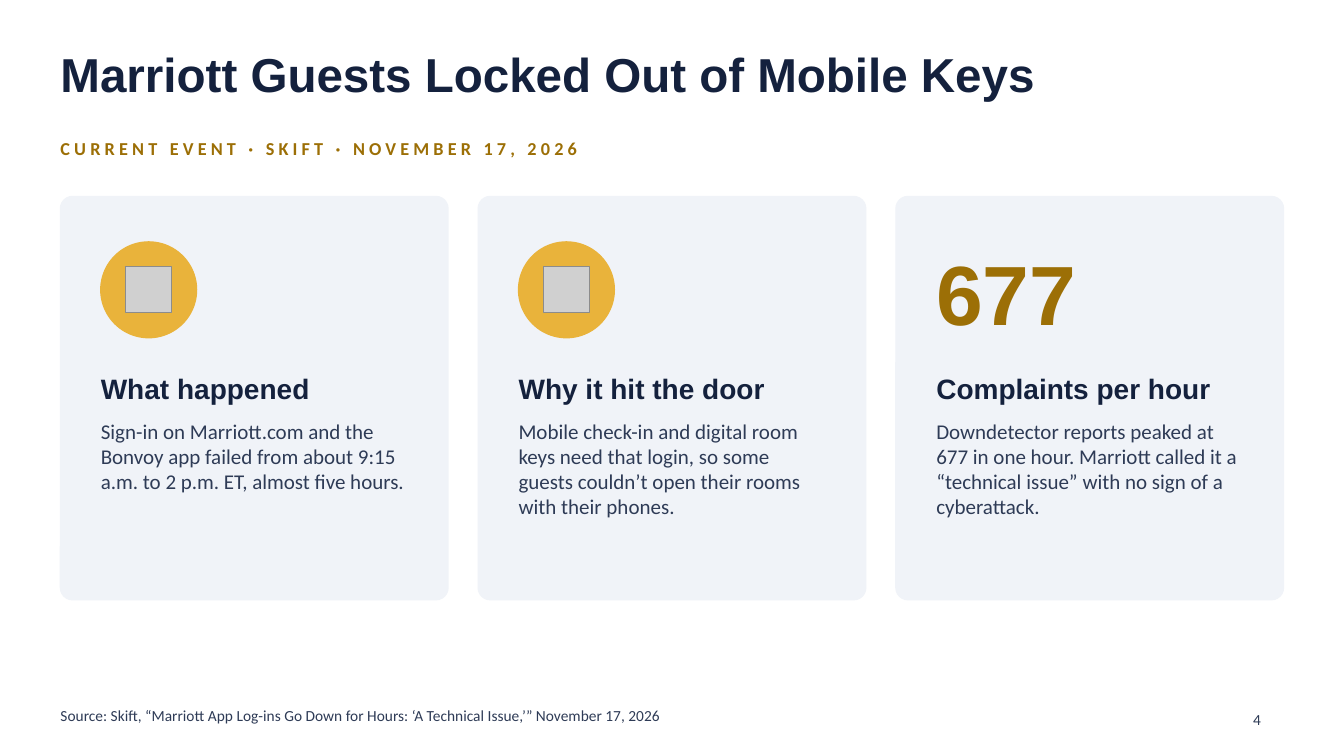
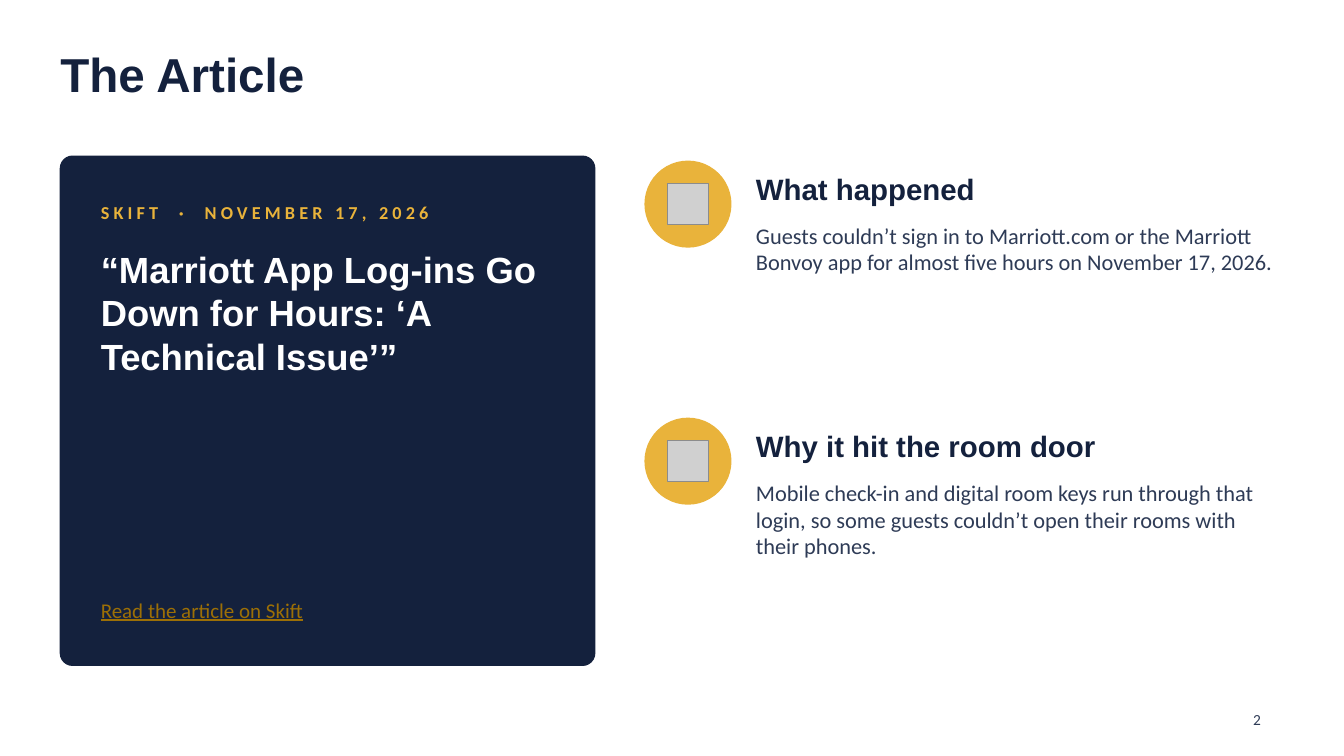
Before and after one commit to Hsattar123/hsattar, a slide deck: slide 2 of Facility Engineering - Version A (Marriott Mobile Key Outage).pptx (slide 4 before the commit). Drawn at 1344x756 pixels with LibreOffice and Linux fonts; fonts in the diff are those of the drawing; grey boxes stand for pictures. Boxes give left, top, right and bottom in pixels: in the first picture for what was removed or moved away, otherwise in the second. Text is boxed around its words. In the diff, an @@ line names an element or a change of style, - is before the commit and + after.

```diff
--- a/Facility Engineering - Version A (Marriott Mobile Key Outage).pptx
+++ b/Facility Engineering - Version A (Marriott Mobile Key Outage).pptx
@@ title removed at <box>60,57,1035,102</box> @@
-Marriott Guests Locked Out of Mobile Keys
@@ title added at <box>60,57,304,93</box>, 34 pt, text #14213D, bold @@
+The Article
@@ rounded rectangle: place and size @@
-rounded rectangle at <box>60,197,448,600</box>
+rounded rectangle at <box>60,156,595,665</box>
@@ rounded rectangle at <box>60,156,595,665</box>: fill #F0F3F8 to #14213D; outline #F0F3F8 1 pt to #14213D 1 pt; proportions changed @@
@@ ellipse: place and size @@
-ellipse at <box>518,242,614,338</box>
+ellipse at <box>645,161,731,247</box>
@@ text "What happened": place and size @@
-text "What happened" at <box>101,378,309,404</box>
+text "What happened" at <box>756,178,975,206</box>
@@ text "What happened" at <box>756,178,975,206</box>: size 20 to 21 pt @@
@@ text at <box>101,206,428,222</box>: text changed; text colour #9C6F06 to #E9B33B @@
-CURRENT EVENT · SKIFT · NOVEMBER 17, 2026
+SKIFT · NOVEMBER 17, 2026
@@ rounded rectangle removed at <box>478,197,865,600</box> @@
@@ picture: place and size @@
-picture at <box>126,267,172,314</box>
+picture at <box>667,184,709,225</box>
@@ rounded rectangle removed at <box>896,197,1284,600</box> @@
@@ text added at <box>756,228,1272,274</box>, 16 pt, text #2E3B56 @@
+Guests couldn’t sign in to Marriott.com or the Marriott Bonvoy app for almost five hours on November 17, 2026.
@@ text at <box>101,256,537,371</box>: text changed; size 11 to 26 pt; font Calibri to Arial; text colour #2E3B56 to #FFFFFF; bold on @@
-Source: Skift, “Marriott App Log-ins Go Down for Hours: ‘A Technical Issue,’” November 17, 2026
+“Marriott App Log-ins Go Down for Hours: ‘A Technical Issue’”
@@ text "“Marriott App Log-ins Go Down ..." at <box>101,256,537,371</box>: vertical alignment middle to top @@
@@ text removed at <box>936,266,1076,326</box> @@
-677
@@ text removed at <box>936,378,1210,404</box> @@
-Complaints per hour
@@ ellipse: place and size @@
-ellipse at <box>101,242,197,338</box>
+ellipse at <box>645,418,731,504</box>
@@ text removed at <box>101,424,404,493</box> @@
-Sign-in on Marriott.com and the Bonvoy app failed from about 9:15 a.m. to 2 p.m. ET, almost five hours.
@@ picture: place and size @@
-picture at <box>543,267,590,314</box>
+picture at <box>667,441,709,482</box>
@@ text at <box>756,435,1095,463</box>: text changed; size 20 to 21 pt @@
-Why it hit the door
+Why it hit the room door
@@ text removed at <box>936,424,1237,518</box> @@
-Downdetector reports peaked at 677 in one hour. Marriott called it a “technical issue” with no sign of a cyberattack.
@@ text at <box>756,485,1253,558</box>: text changed; size 15 to 16 pt @@
-Mobile check-in and digital room keys need that login, so some guests couldn’t open their rooms with their phones.
+Mobile check-in and digital room keys run through that login, so some guests couldn’t open their rooms with their phones.
@@ text added at <box>101,603,303,621</box>, 15 pt, text #9C6F06, underline @@
+Read the article on Skift
@@ page number at <box>1253,715,1261,725</box>: text changed @@
-4
+2
```
Also in this commit, not shown: 2 other slides changed, 2 slides added, 3 slides removed, 3 other files.
